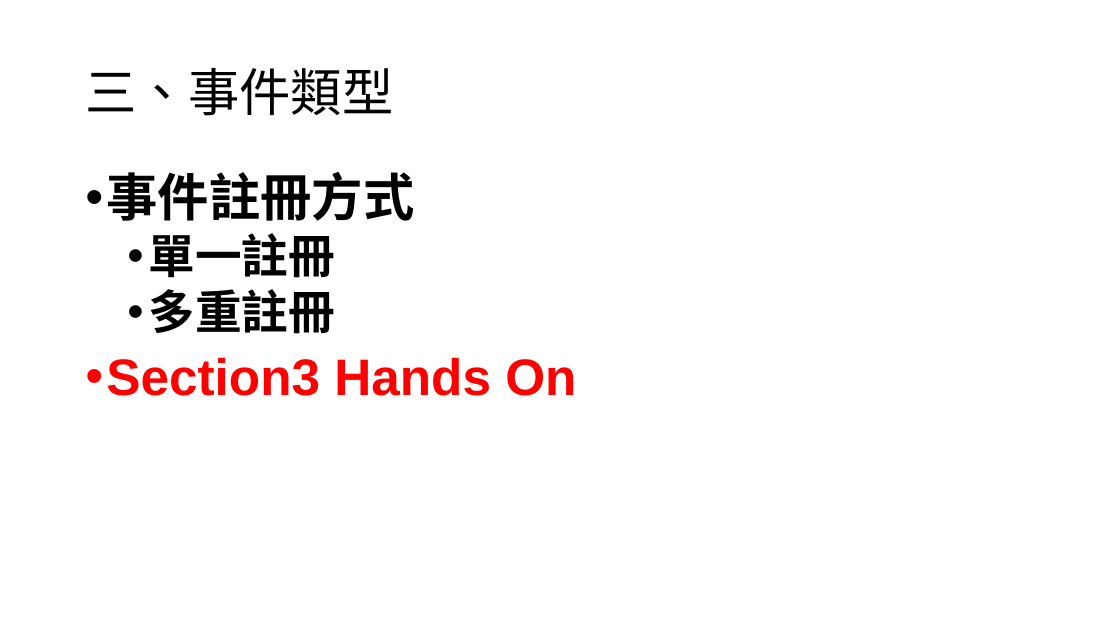
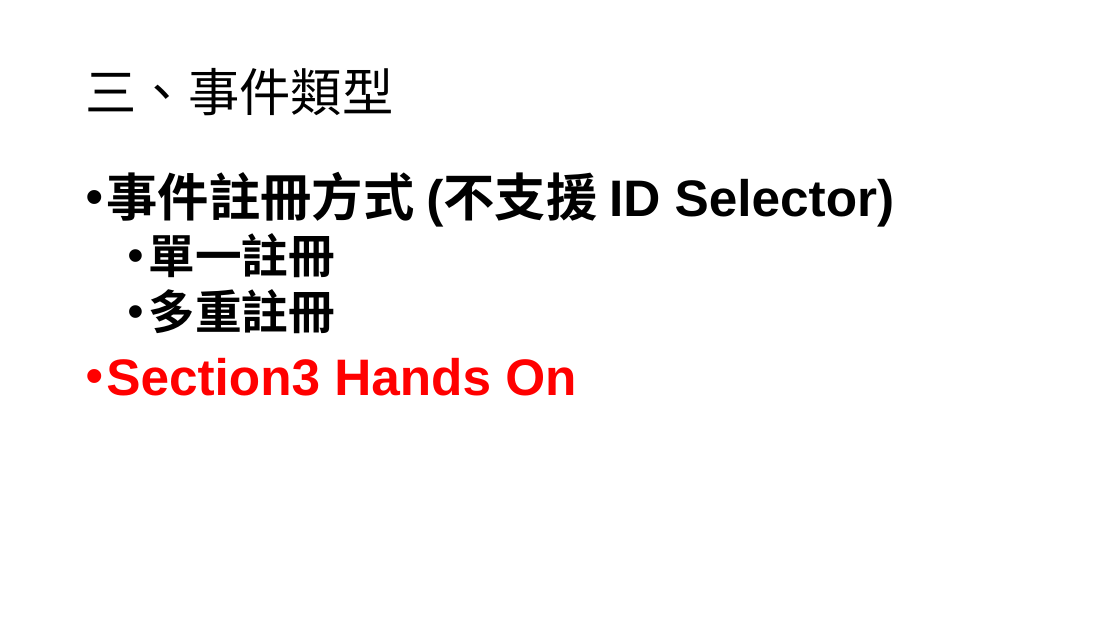
Before and after one commit to Benknightdark/jquerytutorial, a slide deck: slide 8 of jquerytutorial.pptx. Drawn at 1120x630 pixels with LibreOffice and Linux fonts; fonts in the diff are those of the drawing. Boxes give left, top, right and bottom in pixels: in the first picture for what was removed or moved away, otherwise in the second. Text is boxed around its words. In the diff, an @@ line names an element or a change of style, - is before the commit and + after.

```diff
--- a/jquerytutorial.pptx
+++ b/jquerytutorial.pptx
@@ text at [106, 172, 894, 226]: text changed @@
-• 事件註冊方式
+• 事件註冊方式 (不支援 ID Selector)
```
Also in this commit, not shown: 1 other file.
